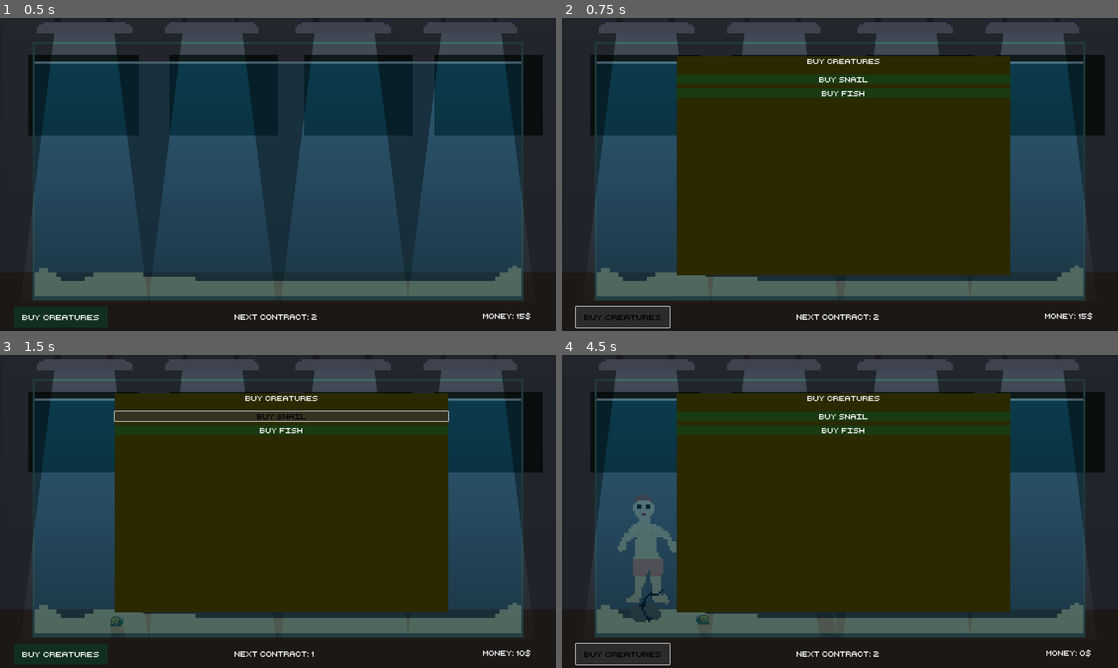
Above: before the commit, frames 1-4 (two rows, left to right).
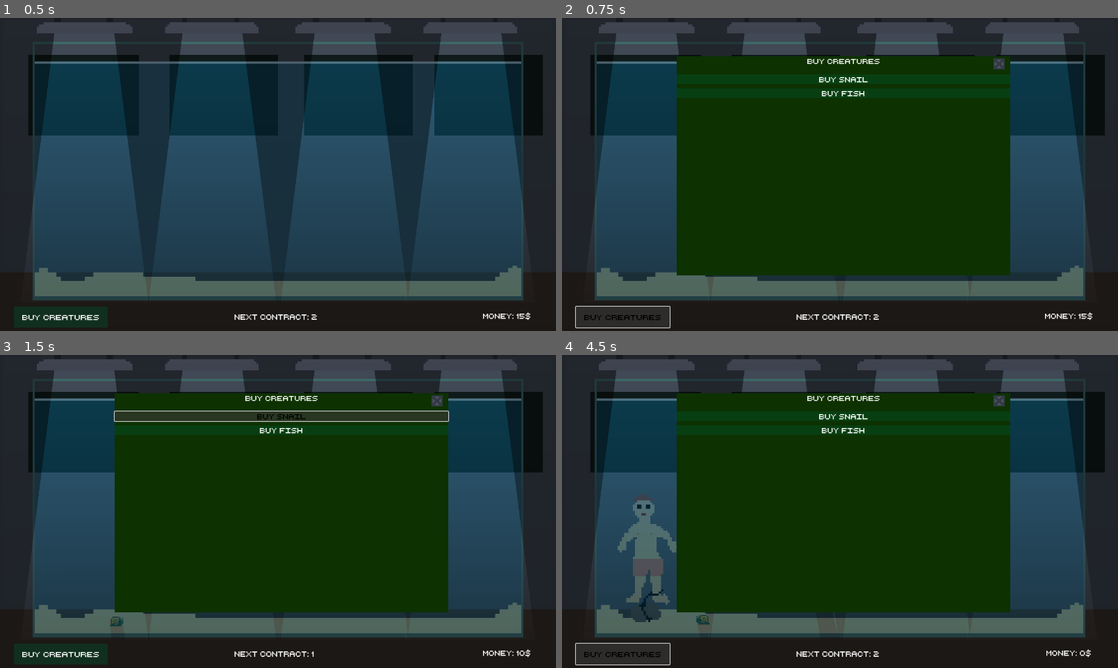
Above: after the commit, the same moments.

Repository: adrientremblay/ld56
Game: Godot game, scene res://scenes/game_screen.tscn
The game is run twice, just before and just after one commit, with the same random seed, the same clock (stepped at 60 frames per second) and the same inputs.
Inputs:
- Up to frame 1 (0.5 s): no input
- Up to frame 2 (0.75 s): click "Buy Creatures" at 0.5 s
- Up to frame 3 (1.5 s): click "buy snail" at 1.25 s
- Up to frame 4 (4.5 s): click "Buy Fish" at 2 s; click "Buy Creatures" at 2.75 s; click "Accept" at 3.5 s; click "Buy Creatures" at 4.25 s

Frame 1 is identical in both runs. In frame 2, 38% of the frame differs, in the area x 20-81%, y 12-83%; in frame 3, 38%; in frame 4, 38%.

Commit message:
Add button to close creature menu

Diff:
--- a/scenes/UI.gd
+++ b/scenes/UI.gd
@@ -1,6 +1,6 @@
 extends Control
 
-@onready var creature_menu: PanelContainer = $CreatureMenu
+@onready var creature_menu: Panel = $CreatureMenu
 
 signal contract_menu_opened
 
@@ -19,3 +19,6 @@
 	var time_left = floor($ContractMenu/NewContractTimer.time_left)
 
 	$NextContractLabel.text = "Next Contract: " + str(time_left)
+
+func _on_close_creature_menu_pressed() -> void:
+	creature_menu.visible = false
--- a/scenes/game_screen.tscn
+++ b/scenes/game_screen.tscn
@@ -167,8 +167,7 @@
 icon_alignment = 1
 expand_icon = true
 
-[node name="CreatureMenu" type="PanelContainer" parent="UI"]
-visible = false
+[node name="CreatureMenu" type="Panel" parent="UI"]
 light_mask = 0
 layout_mode = 0
 offset_left = 264.0
@@ -180,6 +179,8 @@
 [node name="BoxContainer" type="BoxContainer" parent="UI/CreatureMenu"]
 material = SubResource("CanvasItemMaterial_r6l3h")
 layout_mode = 2
+offset_right = 768.0
+offset_bottom = 504.0
 theme_override_constants/separation = 10
 vertical = true
 
@@ -205,7 +206,18 @@
 theme = ExtResource("4_gs2f0")
 text = "Buy Fish"
 
+[node name="CloseCreatureMenu" type="TextureButton" parent="UI/CreatureMenu"]
+light_mask = 0
+layout_mode = 2
+offset_left = 729.0
+offset_top = 5.0
+offset_right = 755.0
+offset_bottom = 30.0
+texture_normal = ExtResource("15_purco")
+stretch_mode = 0
+
 [node name="ContractMenu" type="Panel" parent="UI"]
+visible = false
 light_mask = 0
 layout_mode = 0
 offset_left = 96.0
@@ -233,7 +245,7 @@
 position = Vector2(799, 216.5)
 scale = Vector2(11.4375, 8.46875)
 sprite_frames = SubResource("SpriteFrames_udfuc")
-frame_progress = 0.0525825
+frame_progress = 0.277139
 
 [node name="Label" type="Label" parent="UI/ContractMenu"]
 light_mask = 0
@@ -333,6 +345,7 @@
 [connection signal="pressed" from="UI/CreatureButton" to="UI" method="_on_creature_button_pressed"]
 [connection signal="pressed" from="UI/CreatureMenu/BoxContainer/BuySnail" to="." method="_on_buy_snail_pressed"]
 [connection signal="pressed" from="UI/CreatureMenu/BoxContainer/BuyFish" to="." method="_on_buy_fish_pressed"]
+[connection signal="pressed" from="UI/CreatureMenu/CloseCreatureMenu" to="UI" method="_on_close_creature_menu_pressed"]
 [connection signal="contract_menu_opened" from="UI/ContractMenu" to="UI" method="_on_contract_menu_contract_menu_opened"]
 [connection signal="should_spawn_corpse" from="UI/ContractMenu" to="." method="_on_contract_menu_should_spawn_corpse"]
 [connection signal="timeout" from="UI/ContractMenu/NewContractTimer" to="UI/ContractMenu" method="_on_new_contract_timer_timeout"]
